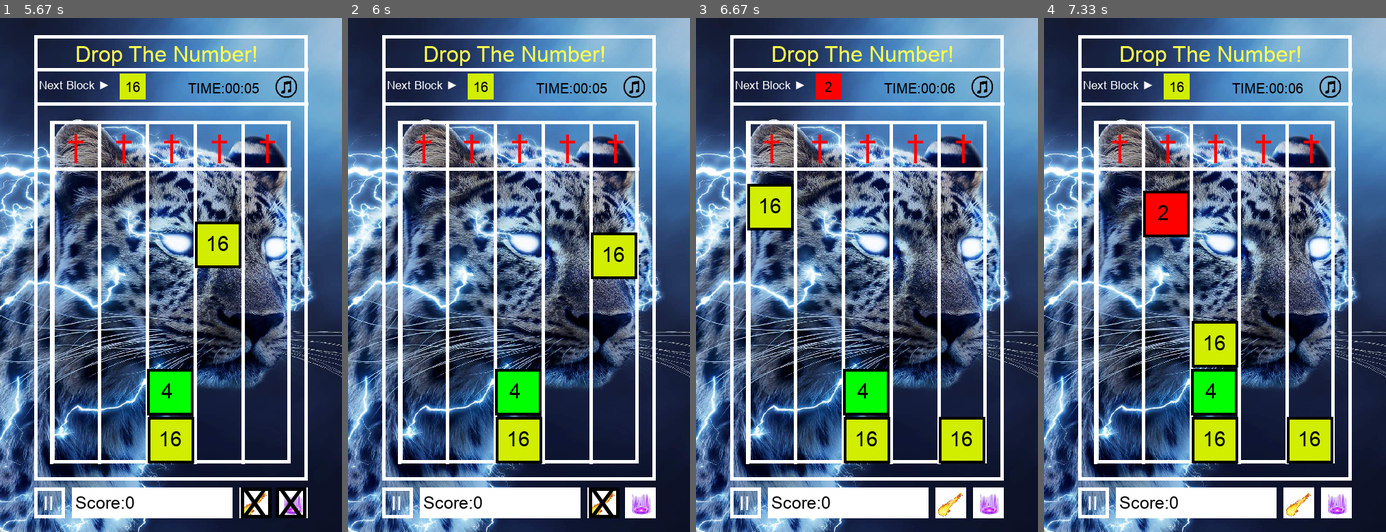
Above: before the commit, frames 1-4 (left to right).
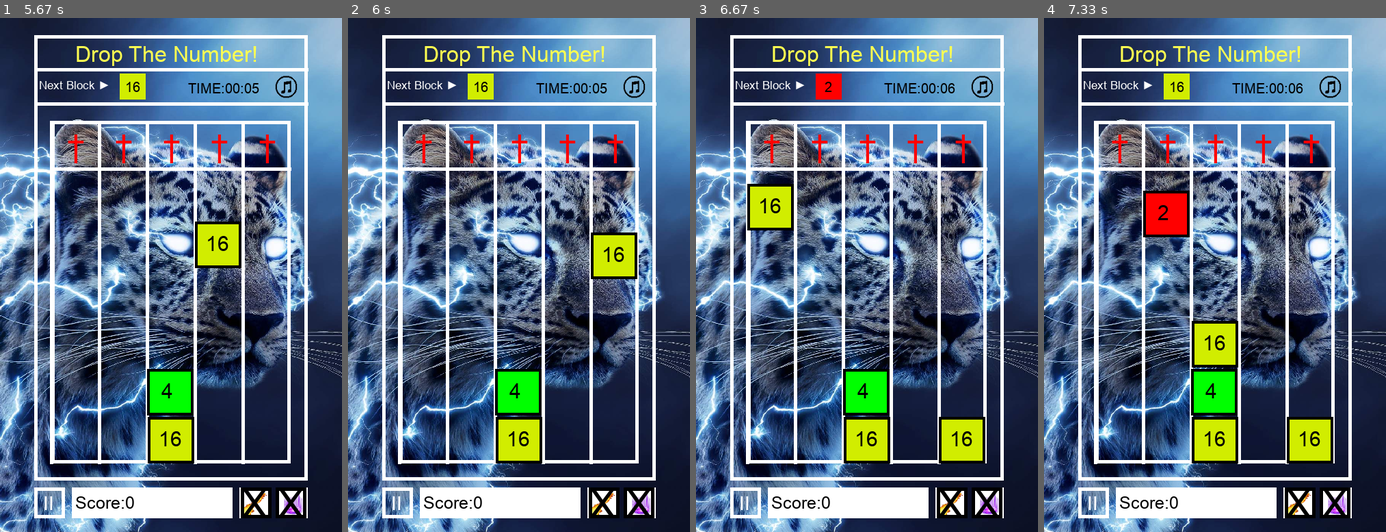
Above: after the commit, the same moments.

Repository: Allen-wa-ng/09170134githw1
Game: pygame game, started from game.py
Same seed, same stepped clock (60 frames per second), same inputs: the game is played once before the commit and once after it.
Inputs (mouse positions are in pixels of both pictures, inside the frame that each line leads up to):
- Up to frame 1 (5.67 s): hold V 0.33-0.8 s; hold Right 0.33-0.8 s; click (253, 501) at 0.88 s; click "X" at 1.22 s; click (171, 310) at 1.55 s; hold H 1.83-2.3 s; hold Right 1.83-2.3 s; hold Right 2.33-2.8 s; hold Right 2.83-3.3 s; tap V at 2.98 s; hold Left 3.33-3.87 s; hold Down 3.9-4.2 s; tap Enter at 4.23 s; tap Space at 4.57 s; hold Left 4.9-5.3 s; click (177, 100) at 5.38 s
- Up to frame 2 (6 s): hold Right from 5.67 s (still down)
- Up to frame 3 (6.67 s): release Right at 6.3 s; hold Down from 6.33 s (still down)
- Up to frame 4 (7.33 s): release Down at 6.7 s; click (1197, 408) at 6.78 s; hold Left from 7.07 s (still down)

Frame 1 is identical in both runs. In frame 2, 0.3% of the frame differs, in the area x 80-90%, y 91-98%; in frame 3, 0.7%, in the area x 70-90%, y 91-98%; in frame 4, 0.7%.

Commit message:
fix auto resume icon, but still glitchy during the pause

Diff:
--- a/game.py
+++ b/game.py
@@ -36,6 +36,7 @@
 
 
 ### Set global variables
+cooldown_period=10
 #If mute
 mute = False
 # If the game is pause
@@ -584,22 +585,20 @@
 def drawNextBlock():
     pygame.draw.rect(screen, colorList[int(getBaseLog(2,nextNumber))-1], (175,81,38,38), 0)
     drawText(str(nextNumber),'arial.ttf',20,black,(168+25-len(str(nextNumber))*5,89))
-
-    cool_down_vert = time.time() - cooldown_time_vert
-    cool_down_hor = time.time() - cooldown_time_hor
-
+    cdh = time.time() - cooldown_time_hor
+    cdv = time.time() - cooldown_time_vert
     #Cool down hor X
-    if cool_down_hor<5 and cool_down_hor!=0:
+    if cdh<cooldown_period and cdh!=0:
         pygame.draw.rect(screen, black, (352,685,45,45), 5)
         drawText('X','arial.ttf',60,black,(352,675))
-    else:
+    elif not pause:
         image = pygame.image.load("fire-4.png")
         screen.blit(image, (343, 678))
 
-    if cool_down_vert<5 and cool_down_vert!=0:
+    if cdv<cooldown_period and cdv!=0:
         pygame.draw.rect(screen, black, (403,685,45,45), 5)
         drawText('X','arial.ttf',60,black,(405,675))
-    else:
+    elif not pause:
         image = pygame.image.load("vertical-2.png")
         screen.blit(image, (404, 681))
 
@@ -714,7 +713,7 @@
                     cooldown_time_hor = time.time()
                     super_hor()
                 cool_down_hor = time.time() - cooldown_time_hor
-                if cool_down_hor>300:
+                if cool_down_hor>cooldown_period:
                     cool_down_hor=0
                     cooldown_time_hor = time.time()
                     super_hor()
@@ -724,7 +723,7 @@
                     cooldown_time_vert = time.time()
                     super_vert()
                 cool_down_vert = time.time() - cooldown_time_vert
-                if cool_down_vert>300:
+                if cool_down_vert>cooldown_period:
                     cool_down_vert=0
                     cooldown_time_vert = time.time()
                     super_vert()
@@ -769,7 +768,7 @@
                     cooldown_time_hor = time.time()
                     super_hor()
                 cool_down_hor = time.time() - cooldown_time_hor
-                if cool_down_hor>5:
+                if cool_down_hor>cooldown_period:
                     cool_down_hor=0
                     cooldown_time_hor = time.time()
                     super_hor()
@@ -778,7 +777,8 @@
                 if cooldown_time_vert==0:
                     cooldown_time_vert = time.time()
                     super_vert()
-                if cool_down_vert>5:
+                cool_down_vert = time.time() - cooldown_time_vert
+                if cool_down_vert>cooldown_period:
                     cool_down_vert=0
                     cooldown_time_vert = time.time()
                     super_vert()
